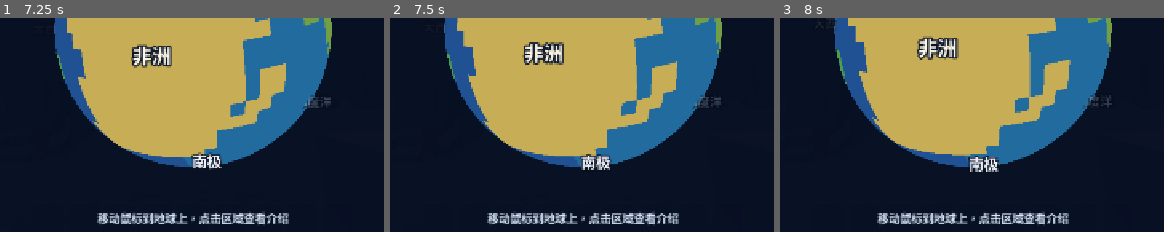
Above: before the commit, frames 1-3 (left to right).
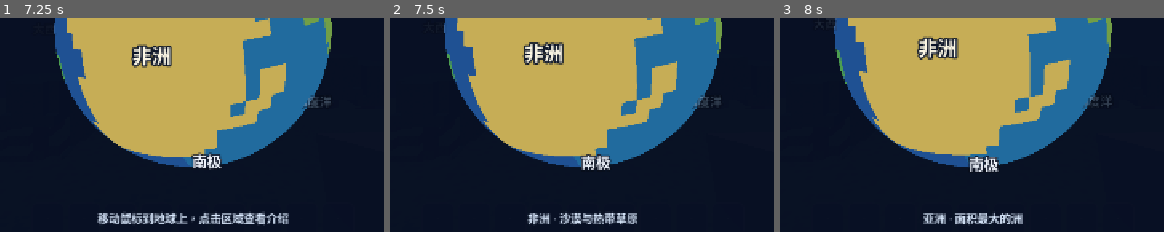
Above: after the commit, the same moments.

Repository: jinliangliu/block-planet
Game: Godot game, scene res://scenes/main.tscn
Same seed, same stepped clock (60 frames per second), same inputs: the game is played once before the commit and once after it.
Inputs (mouse positions are % of the whole screen's width and height, from its top left):
- Up to frame 1 (7.25 s): click (32, 97) at 0.52 s; click (37, 97) at 1.27 s; click (42, 97) at 2.02 s; click (46, 97) at 2.77 s; click (51, 97) at 3.52 s; click (56, 97) at 4.27 s; click (60, 97) at 5.02 s; click (65, 97) at 5.77 s; click (70, 97) at 6.52 s
- Up to frame 2 (7.5 s): tap Enter at 7.25 s; drag from (51, 51) to (61, 28) at 7.27 s
- Up to frame 3 (8 s): no input
The pictures show only the part of the screen within x 26-76%, y 50-100%; the shares and areas given below are measured in that part.

Frame 1 is identical in both runs. In frame 2, 2.1% of the frame differs, in the area x 25-76%, y 90-98%; in frame 3, 2.1%.

Commit message:
fix: globe click picking never hit due to dead viewport mouse and NDC misuse
- SubViewportContainer ignores mouse, so SubViewport.get_mouse_position()
  always returned origin; derive in-viewport pixel coords from the
  selector's global mouse position minus the stage origin instead
- Camera3D.project_ray_origin/normal expect pixel coords, not NDC; pass
  the converted pixel position directly
- cover stage size and coordinate conversion with life_probe assertions

Diff:
--- a/scripts/ui/map_selector.gd
+++ b/scripts/ui/map_selector.gd
@@ -31,6 +31,7 @@
 
 var _page: Page = Page.GLOBE
 var _globe: MapGlobe
+var _stage: SubViewportContainer
 var _viewport: SubViewport
 var _camera: Camera3D
 var _hover_label: Label
@@ -122,17 +123,24 @@
 
 
 ## 鼠标位置 → 球面区域 ID（-1 为未命中）。
+## 鼠标事件只到达本控件（stage 为 IGNORE 不转发 SubViewport），
+## 故用全局鼠标坐标减去 stage 原点换算出视口内像素坐标，
+## 再交给相机投影 API（该 API 接收像素坐标而非 NDC）。
 func _pick_region() -> int:
-	if _globe == null or _viewport == null or _camera == null:
+	if _globe == null or _viewport == null or _camera == null or _stage == null:
 		return -1
-	var mouse := _viewport.get_mouse_position()
+	var vp_pos := _viewport_pos_from_global(get_global_mouse_position())
 	var view := Vector2(_viewport.size)
-	if mouse.x < 0.0 or mouse.y < 0.0 or mouse.x > view.x or mouse.y > view.y:
+	if vp_pos.x < 0.0 or vp_pos.y < 0.0 or vp_pos.x > view.x or vp_pos.y > view.y:
 		return -1
-	var ndc := Vector2(mouse.x / view.x, mouse.y / view.y) * 2.0 - Vector2.ONE
-	var origin := _camera.project_ray_origin(ndc)
-	var dir := _camera.project_ray_normal(ndc)
+	var origin := _camera.project_ray_origin(vp_pos)
+	var dir := _camera.project_ray_normal(vp_pos)
 	return _globe.region_at_world_ray(origin, dir)
+
+
+## 全局（canvas）坐标 → SubViewport 内像素坐标。纯换算，供探针断言。
+func _viewport_pos_from_global(global_pos: Vector2) -> Vector2:
+	return global_pos - _stage.get_global_rect().position
 
 
 func _refresh_hover() -> void:
@@ -237,6 +245,7 @@
 	stage.offset_right = VIEW_SIZE * 0.5
 	stage.offset_bottom = VIEW_SIZE * 0.5 + 14.0
 	_globe_page.add_child(stage)
+	_stage = stage
 
 	_viewport = SubViewport.new()
 	_viewport.own_world_3d = true
--- a/tests/life_probe.gd
+++ b/tests/life_probe.gd
@@ -589,6 +589,14 @@
 	)
 	hud.open_map_selector()
 	_check(hud._map_selector.is_open(), "可打开地图选择器（M 键路径）")
+	_check(hud._map_selector._stage.get_global_rect().size == Vector2(MapSelector.VIEW_SIZE, MapSelector.VIEW_SIZE),
+		"地球视口舞台尺寸为 %d×%d" % [int(MapSelector.VIEW_SIZE), int(MapSelector.VIEW_SIZE)])
+	_check(
+		hud._map_selector._viewport_pos_from_global(
+			hud._map_selector._stage.get_global_rect().position + Vector2(260.0, 260.0)
+		) == Vector2(260.0, 260.0),
+		"拾取坐标换算：全局坐标减舞台原点得视口内坐标",
+	)
 	hud._map_selector._show_intro(RegionAtlas.ASIA)
 	_check(hud._map_selector._intro_title.text == "亚洲", "介绍页显示所选区域名称与地理介绍")
 	_check(not String(hud._map_selector._intro_body.text).is_empty(), "该区域地理介绍文本非空")
